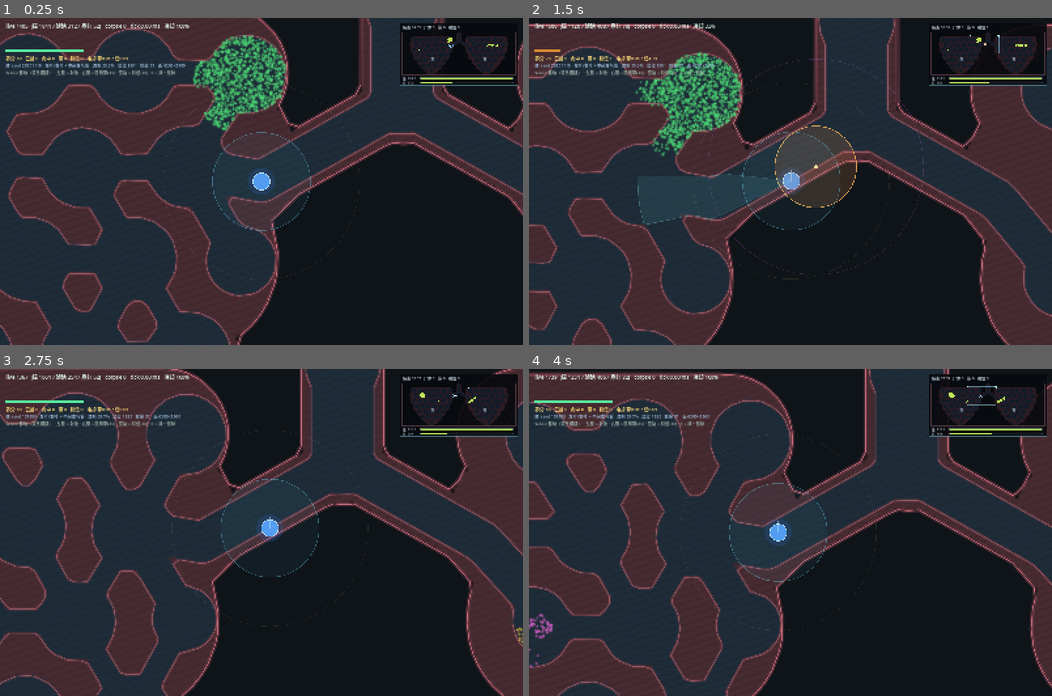
Above: before the commit, frames 1-4 (two rows, left to right).
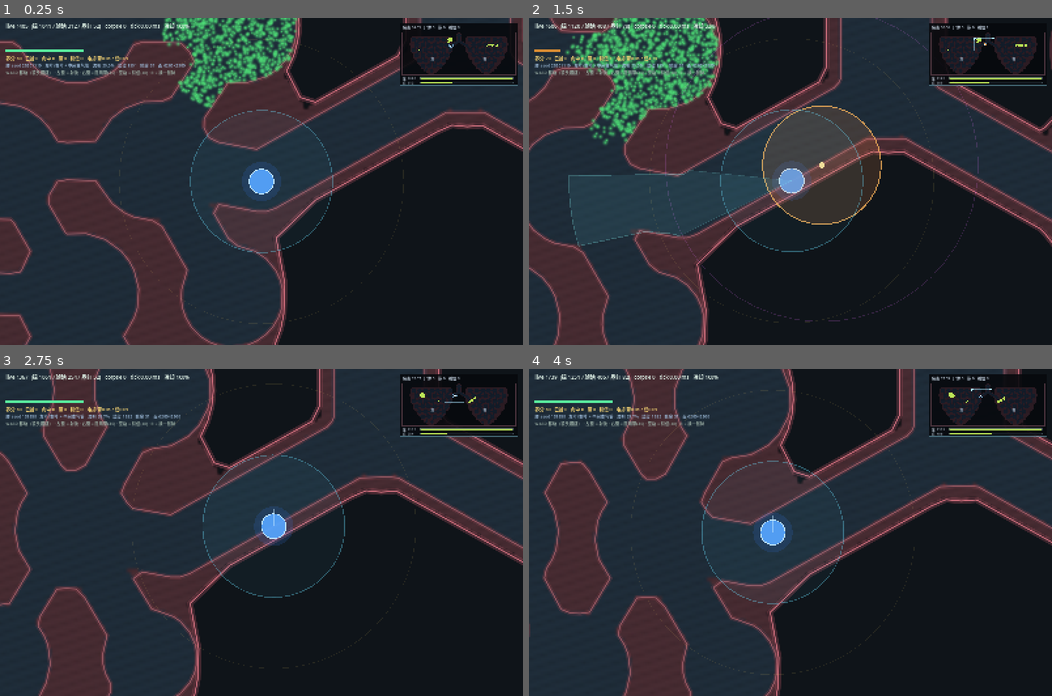
Above: after the commit, the same moments.

Repository: yanyanzi620/gamecreation
Game: Godot game, scene res://scenes/main.tscn
Two runs of this game, one before a commit and one after it. Both use one fixed random seed, a clock stepped at 60 frames per second and the inputs below.
Inputs (mouse positions are in pixels of both pictures, inside the frame that each line leads up to):
- Up to frame 1 (0.25 s): no input
- Up to frame 2 (1.5 s): tap Enter at 0.5 s; move the mouse to (905, 165) at 0.52 s; hold D 0.53-1.25 s; tap B at 0.6 s; click (905, 165) at 0.67 s; tap Space at 0.77 s; drag from (685, 197) to (764, 246) at 1.27 s
- Up to frame 3 (2.75 s): move the mouse to (313, 460) at 2.02 s; hold D from 2.03 s (still down); tap R at 2.1 s
- Up to frame 4 (4 s): release D at 2.75 s; drag from (764, 597) to (633, 483) at 2.77 s; move the mouse to (947, 581) at 3.52 s; hold A from 3.53 s (still down); tap V at 3.6 s; tap Space at 3.77 s

The runs differ from the first frame. In frame 1, 42% of the frame differs, in the area x 0-100%, y 0-100%; in frame 2, 49%; in frame 3, 44%; in frame 4, 44%.

Commit message:
feat(cam): 机位再拉近到 zoom 1.45，肺泡占半屏，动作细节看得清
- 肺泡放大到 118~134 半径后，zoom 1.0 一屏仍塞得下 3~4 个腔室，玩家只有 ~52px，动作细节读不清
- 1.45 时一屏约 1103x690 世界单位：肺泡直径 ~370px、玩家 ~75px、射流扇形占屏宽 40%
- 注释写清了退路（往 1.0 退、别低于 0.7）

Diff:
--- a/scripts/core/balance.gd
+++ b/scripts/core/balance.gd
@@ -90,8 +90,10 @@
 
 # ============================================================ 玩家
 # 机位：zoom 越大 = 画面放得越大 = 能看见的地方越少。
-# 1.0 时一屏约 1600x1000 世界单位（约一叶宽度的 68%），压迫感强；0.7 左右会重新变开阔。
-const CAM_ZOOM := 1.0
+# 肺泡放大到 118~134 半径之后，1.0 一屏仍能塞下 3~4 个腔室，玩家显得太小、动作细节看不清。
+# 1.45 时一屏约 1103x690 世界单位（肺泡直径 ~370px、玩家 ~75px），一个腔室占半屏，动作细节清楚。
+# 想变开阔就往 1.0 退，别低于 0.7。
+const CAM_ZOOM := 1.45
 const PLAYER_SPEED := 400.0
 const PLAYER_R := 26.0          # 单元视觉半径；碰撞按 0.72R 的偏移线算
 
